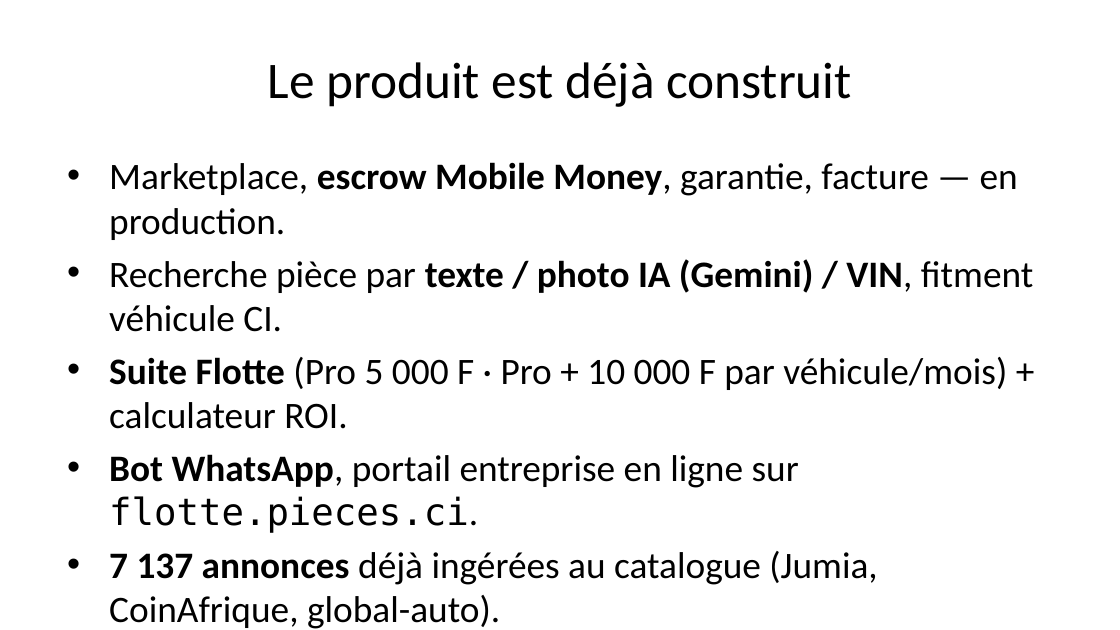
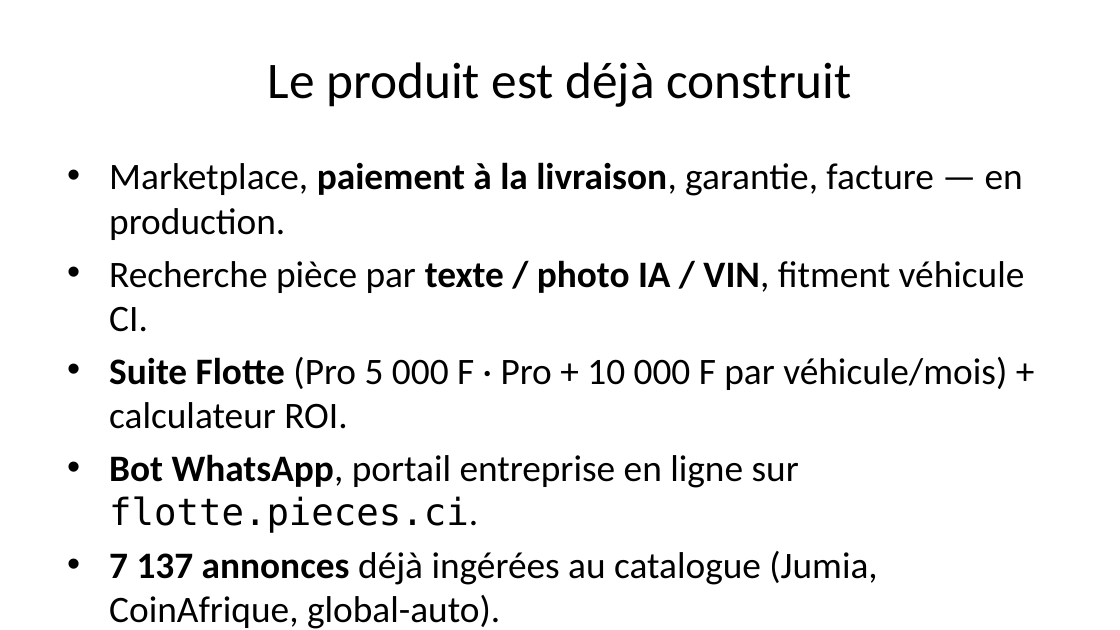
Before and after one commit to Fefer79/pieces, a slide deck: slide 5 of docs/pitch-deck-pieces-2026-06.pptx. Drawn at 1120x630 pixels with LibreOffice and Linux fonts; fonts in the diff are those of the drawing. Boxes give left, top, right and bottom in pixels: in the first picture for what was removed or moved away, otherwise in the second. Text is boxed around its words. In the diff, an @@ line names an element or a change of style, - is before the commit and + after.

```diff
--- a/docs/pitch-deck-pieces-2026-06.pptx
+++ b/docs/pitch-deck-pieces-2026-06.pptx
@@ text at (109, 162, 1025, 332): text changed @@
-• Marketplace, escrow Mobile Money, garantie, facture — en production.
-• Recherche pièce par texte / photo IA (Gemini) / VIN, fitment véhicule CI.
+• Marketplace, paiement à la livraison, garantie, facture — en production.
+• Recherche pièce par texte / photo IA / VIN, fitment véhicule CI.
```
Also in this commit, not shown: 8 other slides changed, 3 other files.
